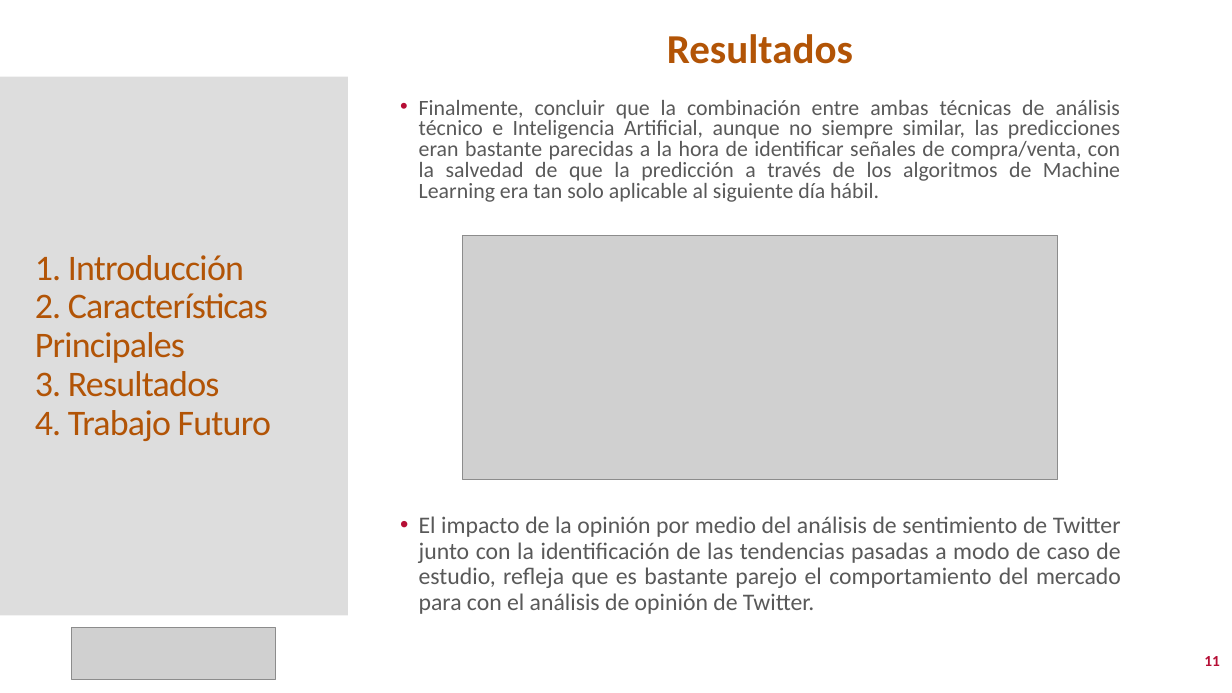
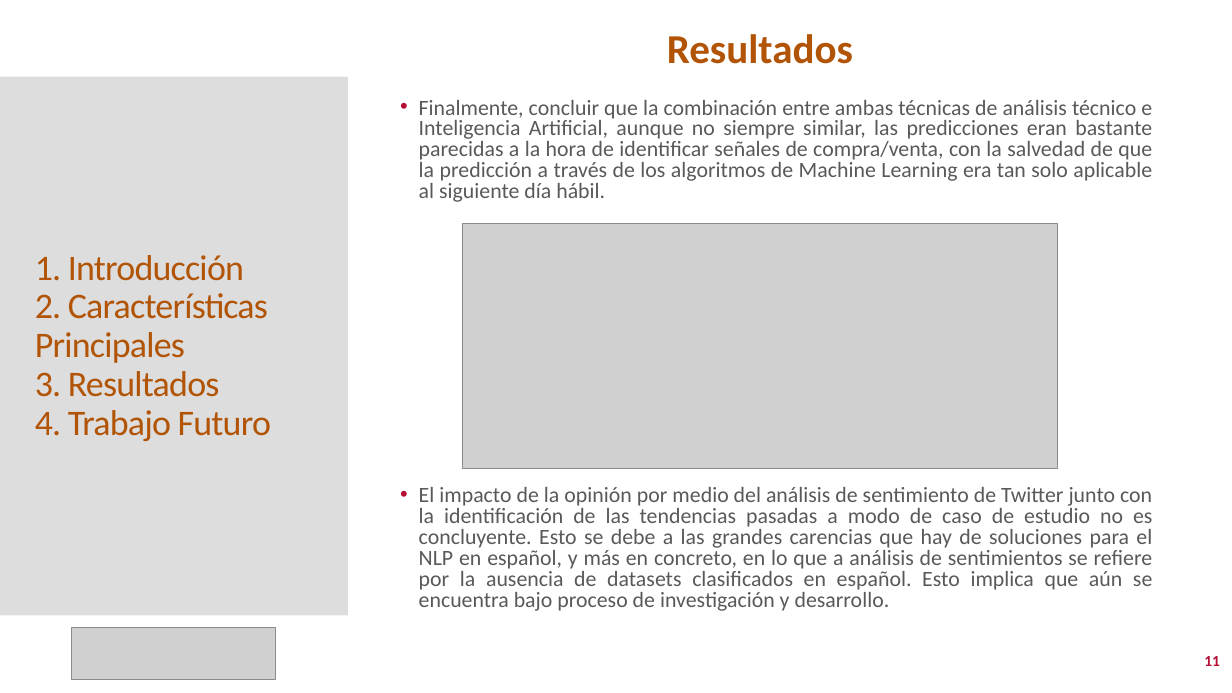
Before and after one commit to ajmal017/tcue, a slide deck: slide 11 of docs/tcue_presentación.pptx. Drawn at 1232x693 pixels with LibreOffice and Linux fonts; fonts in the diff are those of the drawing; grey boxes stand for pictures. Boxes give left, top, right and bottom in pixels: in the first picture for what was removed or moved away, otherwise in the second. Text is boxed around its words. In the diff, an @@ line names an element or a change of style, - is before the commit and + after.

```diff
--- a/docs/tcue_presentación.pptx
+++ b/docs/tcue_presentación.pptx
@@ text "Finalmente, concluir que la combinación ..." rewrapped from (419, 100, 1120, 202) to (419, 100, 1152, 202) @@
@@ picture: place and size @@
-picture at (462, 236, 1058, 480)
+picture at (462, 224, 1058, 468)
@@ text at (419, 487, 1153, 611): text changed; size 18.5 to 17 pt @@
-• El impacto de la opinión por medio del análisis de sentimiento de Twitter junto con la identificación de las tendencias pasadas a modo de caso de estudio, refleja que es bastante parejo el comportamiento del mercado para con el análisis de opinión de Twitter.
+• El impacto de la opinión por medio del análisis de sentimiento de Twitter junto con la identificación de las tendencias pasadas a modo de caso de estudio no es concluyente. Esto se debe a las grandes carencias que hay de soluciones para el NLP en español, y más en concreto, en lo que a análisis de sentimientos se refiere por la ausencia de datasets clasificados en español. Esto implica que aún se encuentra bajo proceso de investigación y desarrollo.
```
Also in this commit, not shown: 9 other files.
